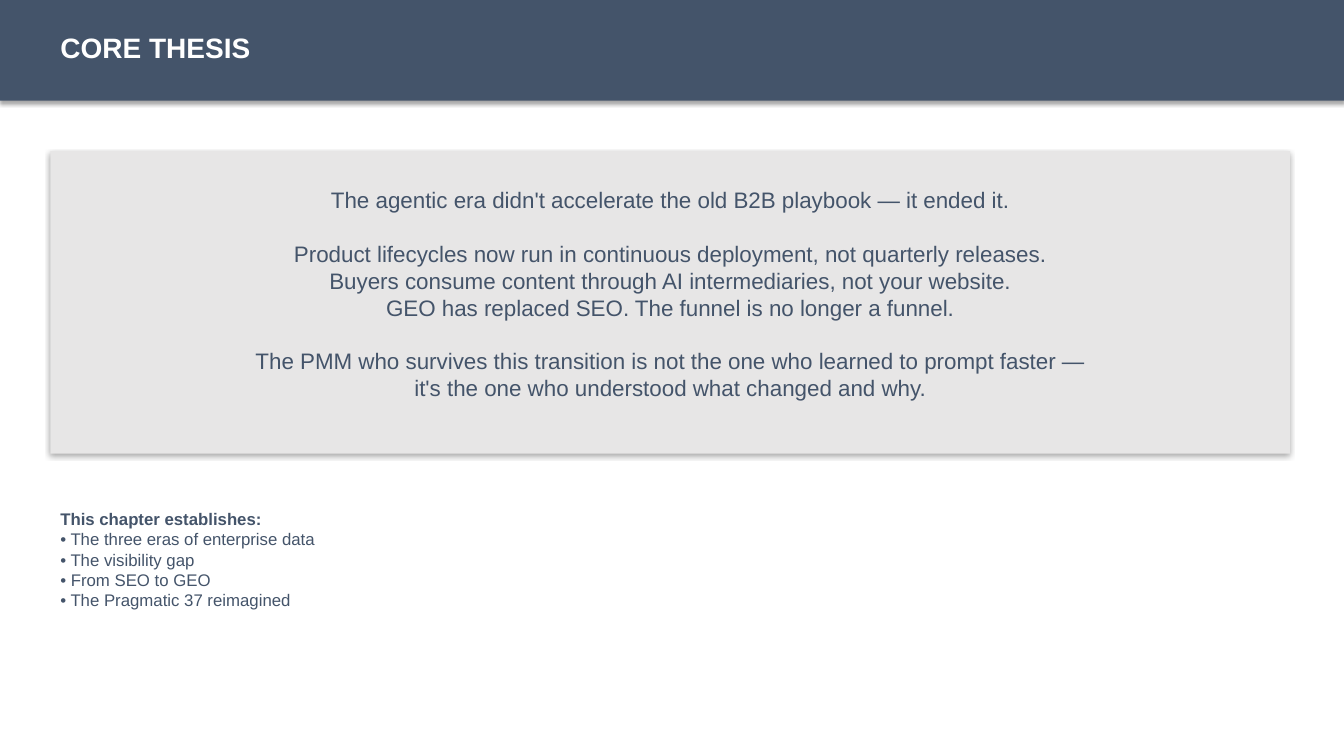
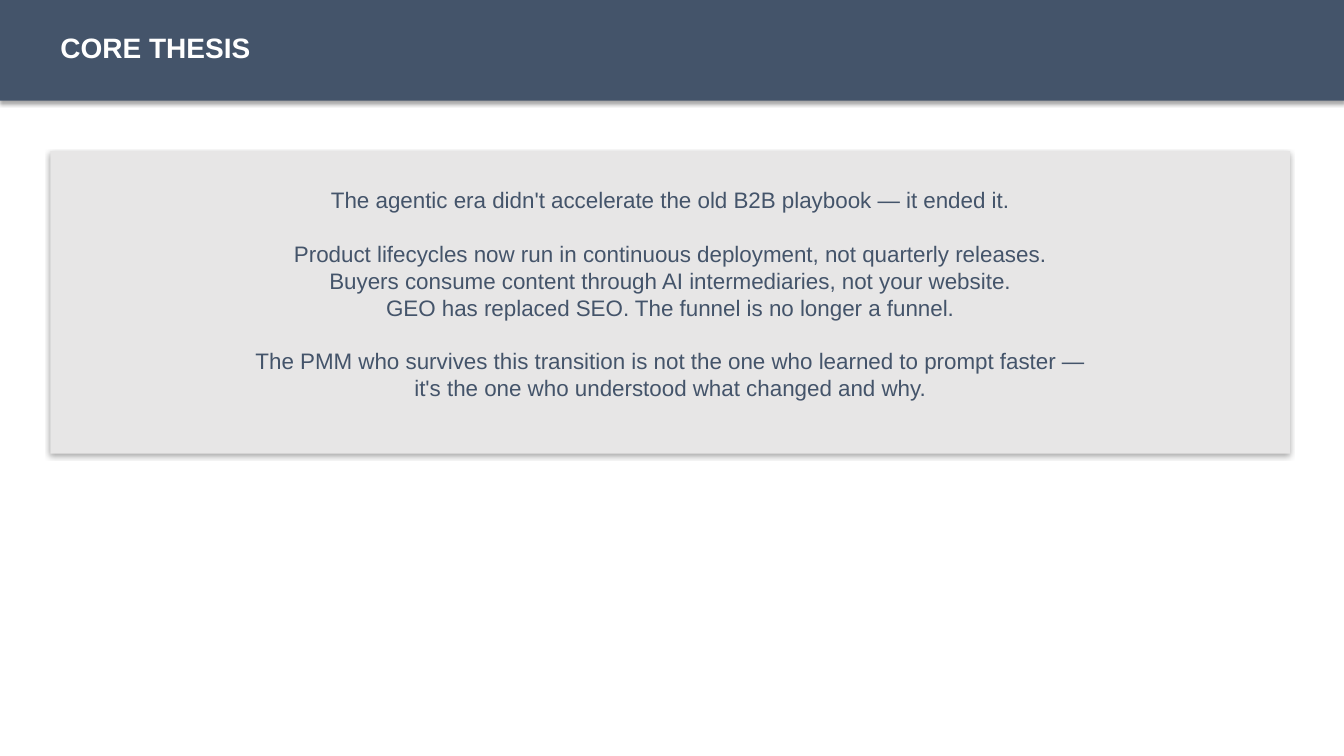
Before and after one commit to chrisohara99/futureofpmm, a slide deck: slide 2 of dist/curriculum/chapter-01/chapter-01-sap.pptx. Drawn at 1344x756 pixels with LibreOffice and Linux fonts; fonts in the diff are those of the drawing. Boxes give left, top, right and bottom in pixels: in the first picture for what was removed or moved away, otherwise in the second. Text is boxed around its words. In the diff, an @@ line names an element or a change of style, - is before the commit and + after.

Commit message:
Chapter 1: rebuild PPT with native graphics, fix leave-behind PDF margins

```diff
--- a/dist/curriculum/chapter-01/chapter-01-sap.pptx
+++ b/dist/curriculum/chapter-01/chapter-01-sap.pptx
@@ text removed at bbox=[60, 513, 315, 610] @@
-This chapter establishes:
-• The three eras of enterprise data
-• The visibility gap
-• From SEO to GEO
-• The Pragmatic 37 reimagined
```
Also in this commit, not shown: 1 other slide changed, 4 slides added, 5 slides removed, 3 other files.
